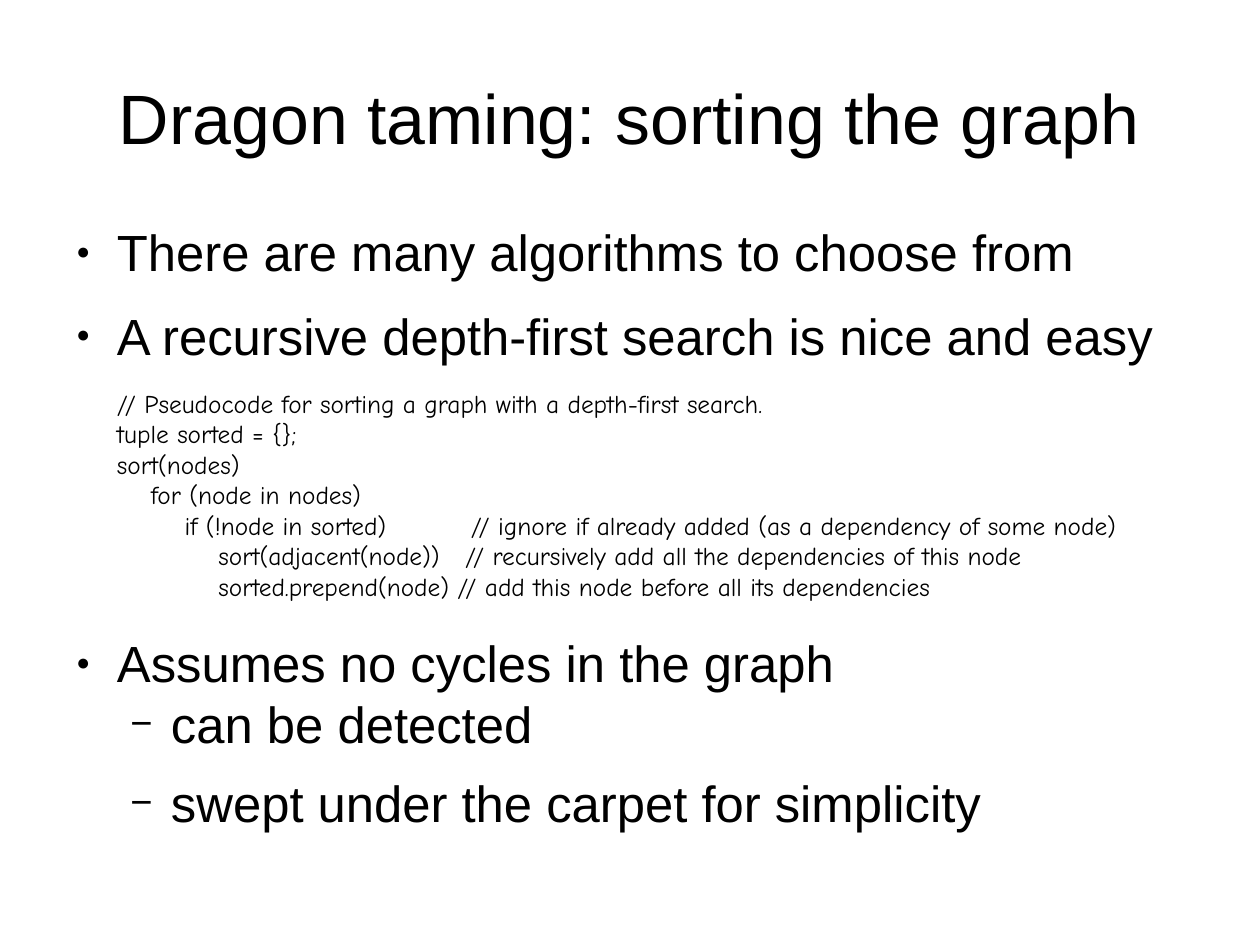
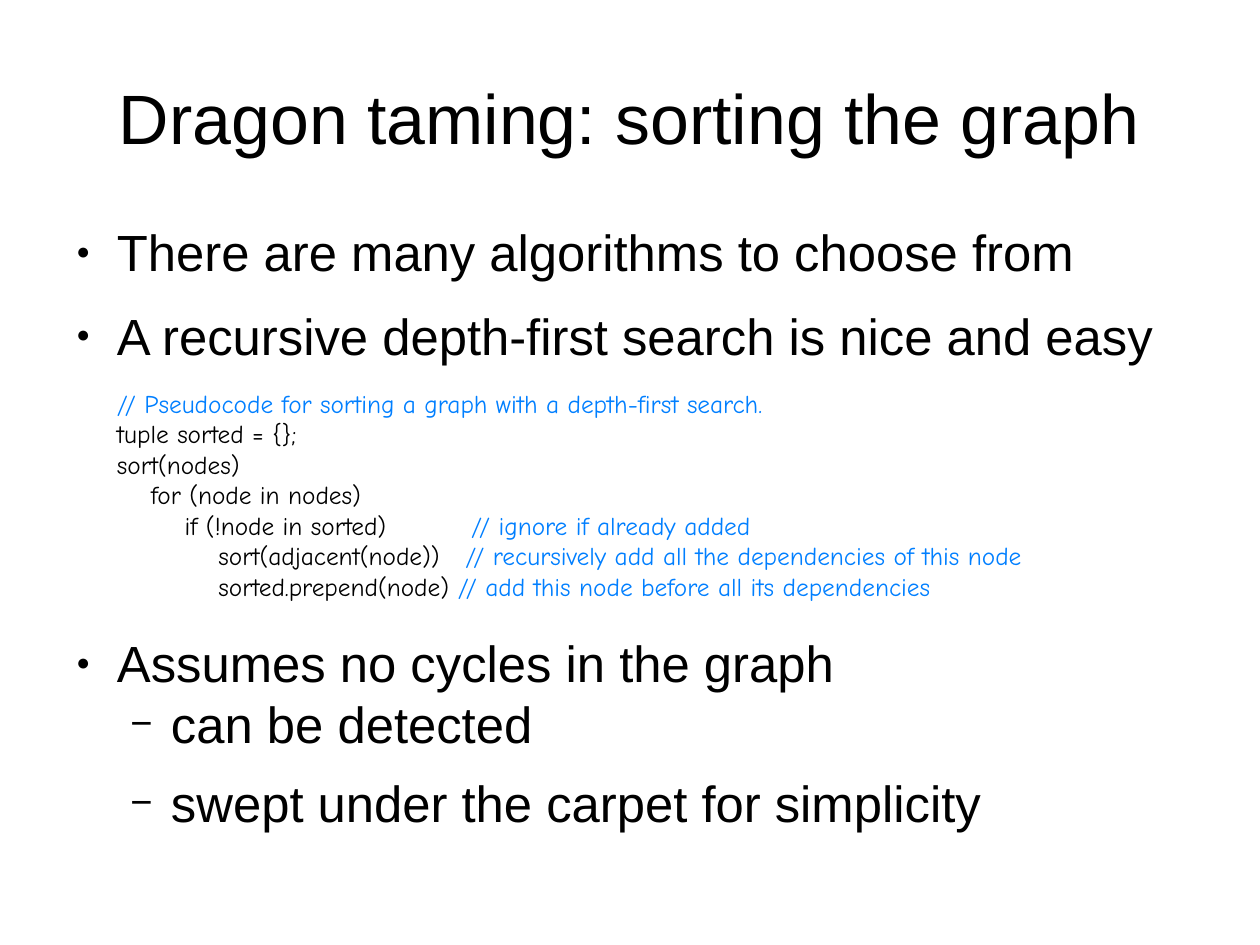
Before and after one commit to mikeseymour/wocca, a slide deck: slide 13 of docs/MikeSeymourACCU201709.odp. Drawn at 1260x945 pixels with LibreOffice and Linux fonts; fonts in the diff are those of the drawing. Boxes give left, top, right and bottom in pixels: in the first picture for what was removed or moved away, otherwise in the second. Text is boxed around its words. In the diff, an @@ line names an element or a change of style, - is before the commit and + after.

```diff
--- a/docs/MikeSeymourACCU201709.odp
+++ b/docs/MikeSeymourACCU201709.odp
@@ text at [144,395,1021,601]: text colour #000000 to #007FFF in "// Pseudocode for sorting a graph with ...", "// recursively add all the dependencies of ...", "// add this node before all its ..." @@
@@ text at [185,515,750,540]: text changed; text colour #000000 to #007FFF @@
-if (!node in sorted) // ignore if already added (as a dependency of some node)
+if (!node in sorted) // ignore if already added
```
Also in this commit, not shown: 7 other slides changed, 2 other files.
